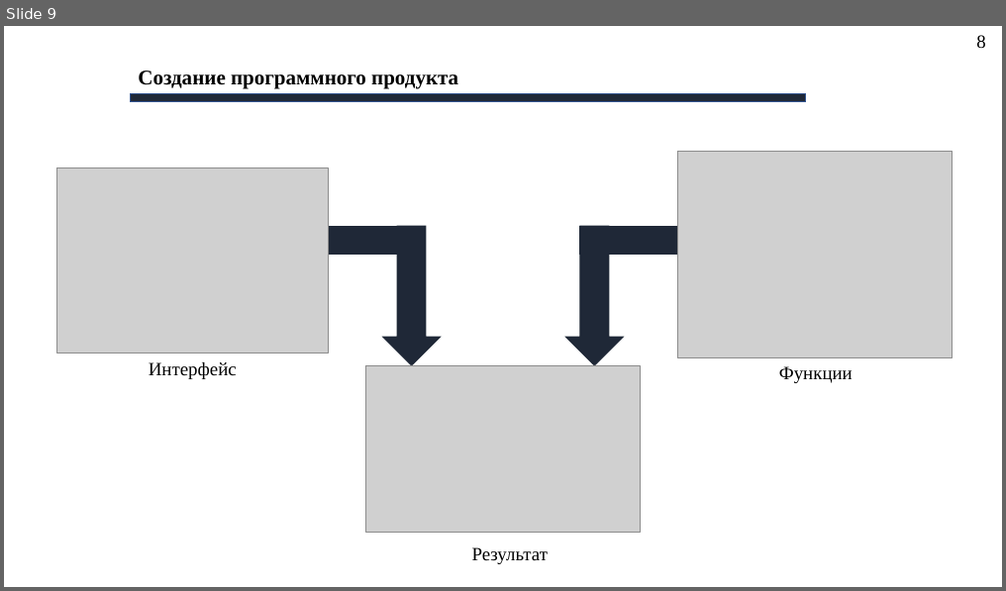
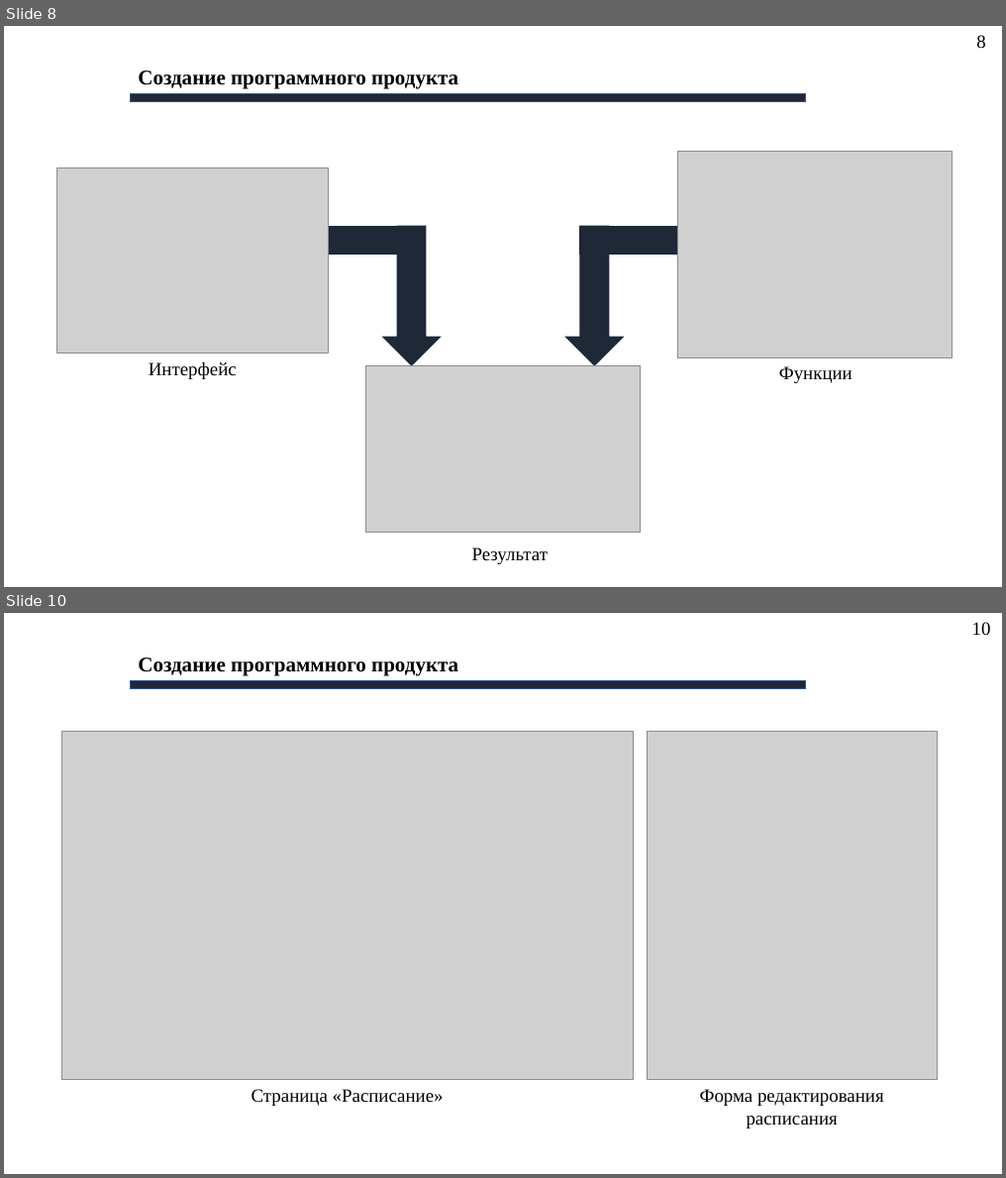
Before and after one commit to AlexeyBQS/Examwork, a slide deck: Presentation/Презентация.pptx. Shown one above the other, each under a label of ours: slide 9 before the commit, slides 8 and 10 after it; the slides between them are not shown. The pictures are 1006x591 and 1006x1178 pixels, drawn with LibreOffice and Linux fonts; fonts in the diff are those of the drawing; grey boxes stand for pictures; background and template pictures are left out. Boxes give left, top, right and bottom in pixels: in the first picture for what was removed or moved away, otherwise in the second. Text is boxed around its words. In the diff, an @@ line names an element or a change of style, - is before the commit and + after.

```diff
--- a/Presentation/Презентация.pptx
+++ b/Presentation/Презентация.pptx
@@ slide 10 added at box(4, 613, 1002, 1174), background picture (left out) @@
@@ text added at box(972, 622, 991, 635), 18 pt, text #000000 @@
+10
@@ text added at box(138, 658, 458, 676), 20 pt, text #000000, bold @@
+Создание программного продукта
@@ rectangle added at box(131, 680, 806, 688), fill #1F2837, outline #325491 1 pt @@
@@ picture added at box(61, 731, 634, 1080) @@
@@ picture added at box(648, 731, 938, 1080) @@
@@ text added at box(252, 1089, 444, 1106), 18 pt, text #000000 @@
+Страница «Расписание»
@@ text added at box(700, 1089, 884, 1129), 18 pt, text #000000 @@
+Форма редактирования расписания
@@ what was slide 9 is now slide 8 @@
```
Also in this commit, not shown: 7 slides changed, 4 other slides added, 1 slide removed, 2 other files.
